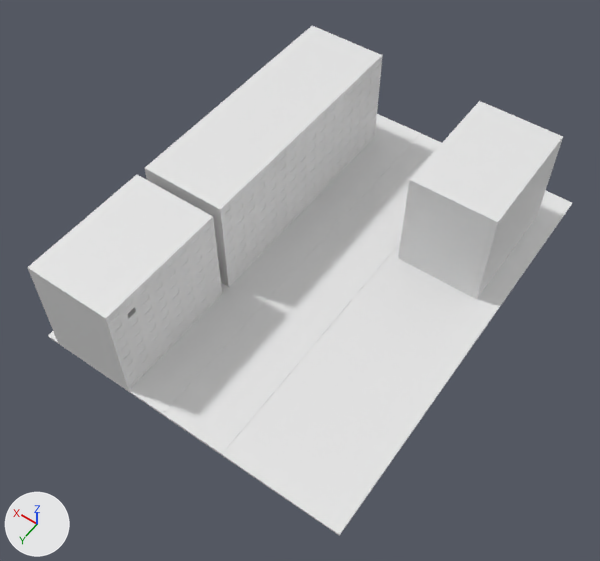
Two versions of the Blender file Assets/Models/Maps/Level2.blend, one commit apart.
Rendered twice from a camera (50 mm lens) standing at (-63.8, 99.7, 145.5) and looking at (-0.2, 10.6, 5.4). Arrows for +X, +Y and +Z are at lower left; the lights stay in place.

Names of what the first picture shows: 'Alley', 'DecoHouse', 'EndHouse', 'StartHouse'.
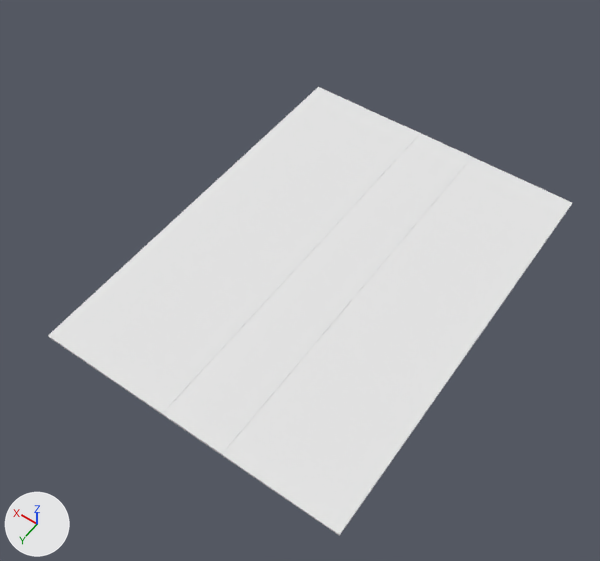
What differs and where, as boxes (x1, y1, x2, y2) in the pictures (600 x 561 px):
'DecoHouse', hidden
    before: (145, 26, 383, 287)
'StartHouse', hidden
    before: (27, 175, 222, 391)
'EndHouse', hidden
    before: (398, 101, 563, 299)
'WalkWay', added
    after: (143, 126, 472, 455)
'Asphalt', added
    after: (163, 133, 454, 441)
part 1 of me_cube, deleted
    before: (143, 126, 441, 455)
part 2 of me_cube_002, deleted
    before: (220, 55, 383, 286)
part 3 of me_cube_001, cut back
    before: (106, 217, 222, 390)

Edits to the bpy script that builds the scene:
```text
Change me_cube_002:
    used by ob_decohouse; location = (24.0, 2.7, 0.0)
    remove me_cube_002.from_pydata(...)  # 1845 vertices, 1668 faces; spans x -10.0..10.0, y -45.0..15.0, z 0.0..25.0
    add me_cube_002.from_pydata(...)  # 1333 vertices, 1028 faces; spans x -10.0..10.0, y -45.0..15.0, z 0.0..25.0
    me_cube_002 part 2: 512 vertices removed from x -10.0, y -45.0..15.0, z 0.0..25.0
Change me_cube_001:
    used by ob_starthouse; location = (24.0, 35.0, 0.0)
    remove me_cube_001.from_pydata(...)  # 942 vertices, 843 faces; spans x -10.0..10.0, y -15.0..15.0, z 0.0..25.0
    add me_cube_001.from_pydata(...)  # 687 vertices, 530 faces; spans x -10.0..10.0, y -15.0..15.0, z 0.0..25.0
    me_cube_001 part 3: 259 vertices removed from x -10.0..-5.5, y -15.0..15.0, z 0.0..25.0; 4 vertices added at x -9.9, y 7.5..11.2, z 18.8..21.9
Change me_cube:
    used by ob_alley; location = (0.0, 0.0, 0.0)
    remove me_cube.from_pydata(...)  # 44 vertices, 42 faces; spans x -37.0..37.0, y -50.0..50.0, z -0.5..0.1
    add me_cube.from_pydata(...)  # 16 vertices, 10 faces; spans x -37.0..37.0, y -50.0..50.0, z -0.5..0.0
    me_cube part 1
    28 vertices are removed from x -10.0..10.0, y -50.0..50.0, z -0.5..0.1
    32 faces are deleted
Add me_cube_1:
    me_cube_1.from_pydata(...)  # 32 vertices, 24 faces; spans x -10.0..10.0, y -50.0..50.0, z -0.5..0.1
    me_cube_1.materials.append(mat_material)  # white #e7e7e7
Add me_cube_007:
    me_cube_007.from_pydata([(5.0, 50.0, -0.5), (0.0, 50.0, -0.5), (-5.0, 50.0, -0.5), (5.0, -50.0, -0.5), (0.0, -50.0, -0.5), (-5.0, -50.0, -0.5), (5.0, 50.0, 0.0), (0.0, 50.0, 0.1), (-5.0, 50.0, 0.0), (5.0, -50.0, 0.0), (0.0, -50.0, 0.1), (-5.0, -50.0, 0.0)], [], [(6, 0, 1, 7), (7, 1, 2, 8), (3, 9, 10, 4), (4, 10, 11, 5), (6, 7, 10, 9), (7, 8, 11, 10), (0, 3, 4, 1), (1, 4, 5, 2)])
    me_cube_007.materials.append(mat_material)  # white #e7e7e7
Change ob_endhouse:
    add ob_endhouse.hide_viewport = True
Change ob_decohouse:
    add ob_decohouse.hide_viewport = True
Change ob_starthouse:
    add ob_starthouse.hide_viewport = True
Add ob_walkway:
    ob_walkway = bpy.data.objects.new('WalkWay', me_cube_1)
    ob_walkway.location = (0.0, 0.0, 0.0)
Add ob_asphalt:
    ob_asphalt = bpy.data.objects.new('Asphalt', me_cube_007)
    ob_asphalt.location = (0.0, 0.0, 0.0)
```
